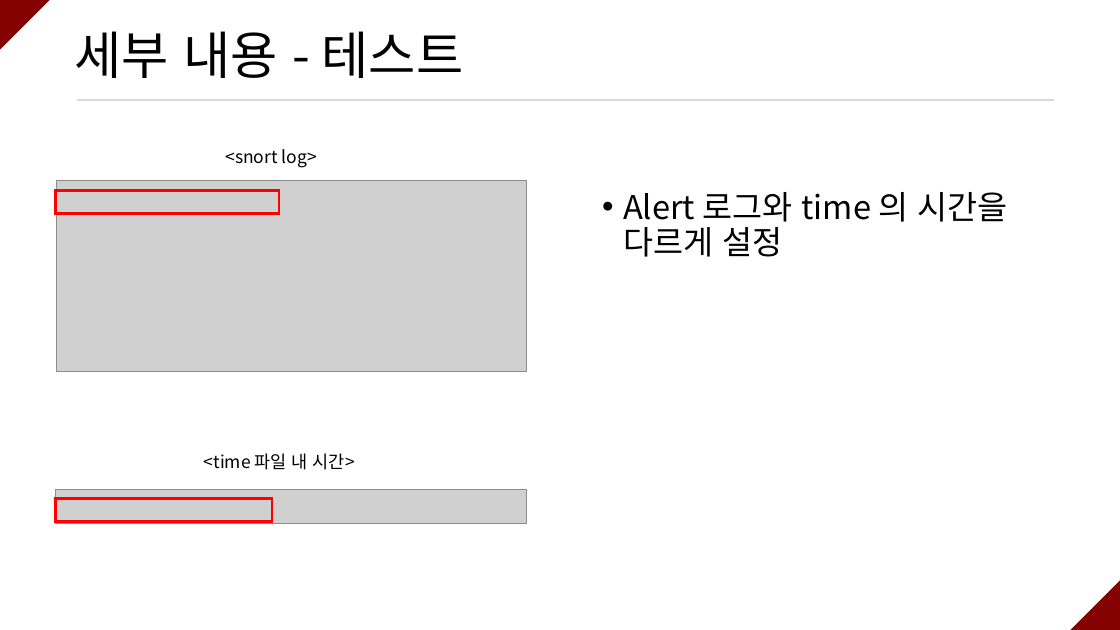
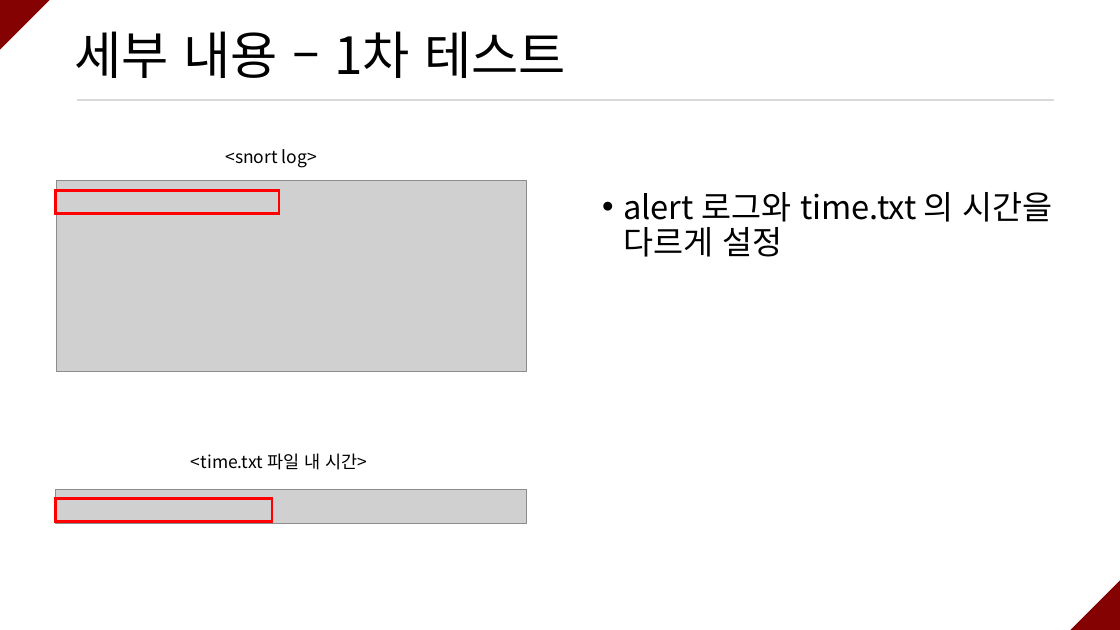
Before and after one commit to ramieeee/self_learning, a slide deck: slide 12 of semi_projects/보안탐지 및 SMS 알람/연람희_보안탐지 및 SMS 알람.pptx (slide 11 before the commit). Drawn at 1120x630 pixels with LibreOffice and Linux fonts; fonts in the diff are those of the drawing; grey boxes stand for pictures. Boxes give left, top, right and bottom in pixels: in the first picture for what was removed or moved away, otherwise in the second. Text is boxed around its words. In the diff, an @@ line names an element or a change of style, - is before the commit and + after.

Commit message:
Update SMS alert semi project

```diff
--- a/semi_projects/보안탐지 및 SMS 알람/연람희_보안탐지 및 SMS 알람.pptx
+++ b/semi_projects/보안탐지 및 SMS 알람/연람희_보안탐지 및 SMS 알람.pptx
@@ title at bbox=[75, 31, 567, 78]: text changed @@
-세부 내용 - 테스트
+세부 내용 – 1차 테스트
@@ text at bbox=[623, 192, 1053, 257]: text changed @@
-• Alert 로그와 time 의 시간을 다르게 설정
+• alert 로그와 time.txt 의 시간을 다르게 설정
@@ text at bbox=[191, 453, 367, 470]: text changed @@
-<time 파일 내 시간>
+<time.txt 파일 내 시간>
```
Also in this commit, not shown: 8 other slides changed, 1 slide added.
